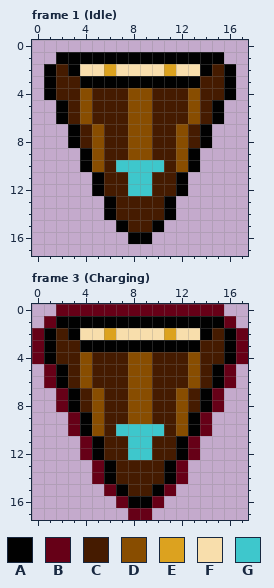
Pixel-art file: assets/evil-fighter.ase. This is how it looked before the edit.
18x18 pixels, 5 frames. Shown: frame 1 (Idle), frame 3 (Charging). The commit also changed other frames, which this record leaves out.
Palette (. is transparent): A #010101  B #660017  C #451b00  D #884d00  E #dca21f  F #f8deac  G #3ec7cc
Pixels before, frame 1 (Idle), first column x 1:
 1 .AAAAAAAAAAAAAA.
 2 ACAFFEFFFFEFFACA
 3 ACCAAAAAAAAAACCA
 4 ACCDCCCDDCCCDCCA
 5 .ACDCCCDDCCCDCA.
 6 .ACDCCCDDCCCDCA.
 7 ..ACDCCDDCCDCA..
 8 ..ACDCCDDCCDCA..
 9 ...ADCCDDCCDA...
10 ...ADCGGGGCDA...
11 ....ACCGGCCA....
12 ....ACCGGCCA....
13 .....ACCCCA.....
14 .....ACCCCA.....
15 ......ACCA......
16 .......AA.......
Pixels before, frame 3 (Charging), first column x 0:
 0 ..BBBBBBBBBBBBBB..
 1 .BAAAAAAAAAAAAAAB.
 2 BACAFFEFFFFEFFACAB
 3 BACCAAAAAAAAAACCAB
 4 BACCDCCCDDCCCDCCAB
 5 .BACDCCCDDCCCDCAB.
 6 .BACDCCCDDCCCDCAB.
 7 ..BACDCCDDCCDCAB..
 8 ..BACDCCDDCCDCAB..
 9 ...BADCCDDCCDAB...
10 ...BADCGGGGCDAB...
11 ....BACCGGCCAB....
12 ....BACCGGCCAB....
13 .....BACCCCAB.....
14 .....BACCCCAB.....
15 ......BACCAB......
16 .......BAAB.......
17 ........BB........
After the commit:
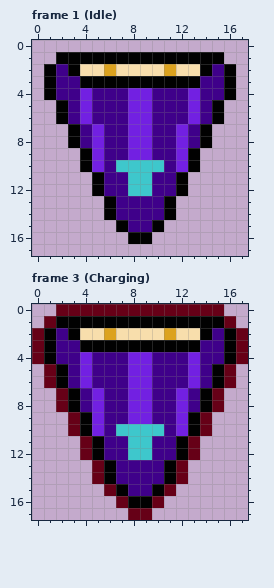
Changes in this commit:
{"colour":"C","old":"#451b00","new":"#3f008a"}
{"colour":"D","old":"#884d00","new":"#7220e2"}
